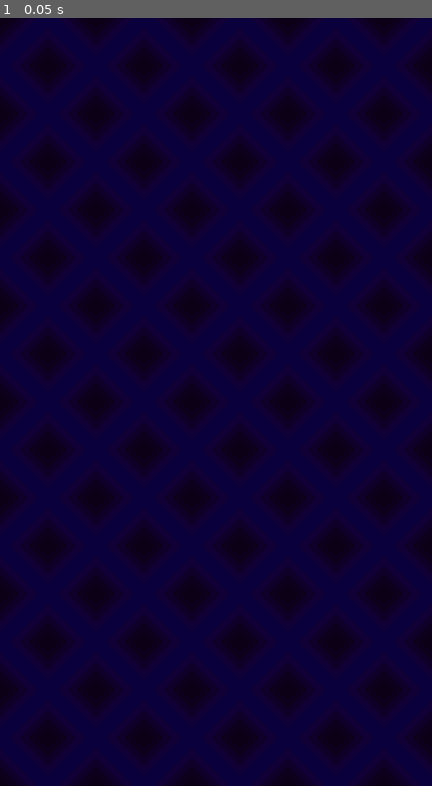
Above: before the commit, frame 1.
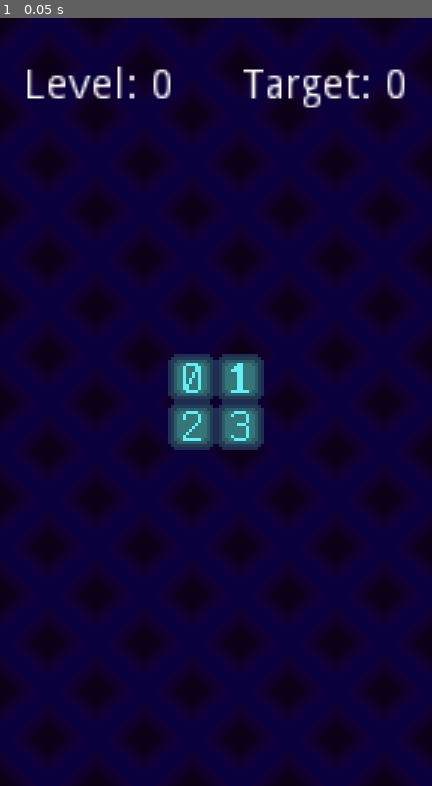
Above: after the commit, the same moment.

Repository: ErikKarlen/Puzzle-Math
Game: Godot game, scene res://Game.tscn
Two runs of this game, one before a commit and one after it. Both use one fixed random seed, a clock stepped at 60 frames per second and the inputs below.
Inputs:
- Up to frame 1 (0.05 s): no input

The runs differ from the first frame. In frame 1, 3.9% of the frame differs, in the area x 6-94%, y 6-57%.

Commit message:
Initial Level scene

Diff:
--- a/godot/Game.tscn
+++ b/godot/Game.tscn
@@ -1,6 +1,7 @@
-[gd_scene load_steps=2 format=2]
+[gd_scene load_steps=3 format=2]
 
 [ext_resource path="res://art/background.png" type="Texture" id=1]
+[ext_resource path="res://scenes/Level.tscn" type="PackedScene" id=2]
 
 [node name="Game" type="Node2D"]
 
@@ -12,3 +13,5 @@
 __meta__ = {
 "_edit_use_anchors_": false
 }
+
+[node name="Level" parent="." instance=ExtResource( 2 )]
--- /dev/null
+++ b/godot/scenes/Level.tscn
@@ -0,0 +1,22 @@
+[gd_scene load_steps=4 format=2]
+
+[ext_resource path="res://scenes/Target.tscn" type="PackedScene" id=1]
+[ext_resource path="res://scenes/Grid.tscn" type="PackedScene" id=2]
+[ext_resource path="res://scripts/Level.gd" type="Script" id=3]
+
+[node name="Level" type="Node2D"]
+script = ExtResource( 3 )
+
+[node name="Grid" parent="." instance=ExtResource( 2 )]
+
+[node name="Target" parent="." instance=ExtResource( 1 )]
+position = Vector2( 136, 16 )
+
+[node name="Label" type="Label" parent="."]
+margin_left = 8.0
+margin_top = 16.0
+margin_right = 8.0
+margin_bottom = 30.0
+__meta__ = {
+"_edit_use_anchors_": false
+}
--- /dev/null
+++ b/godot/scripts/Level.gd
@@ -0,0 +1,6 @@
+extends Node2D
+
+export(int) var levelNumber = 0
+
+func _ready():
+	$Label.text = "Level: " + str(levelNumber)
